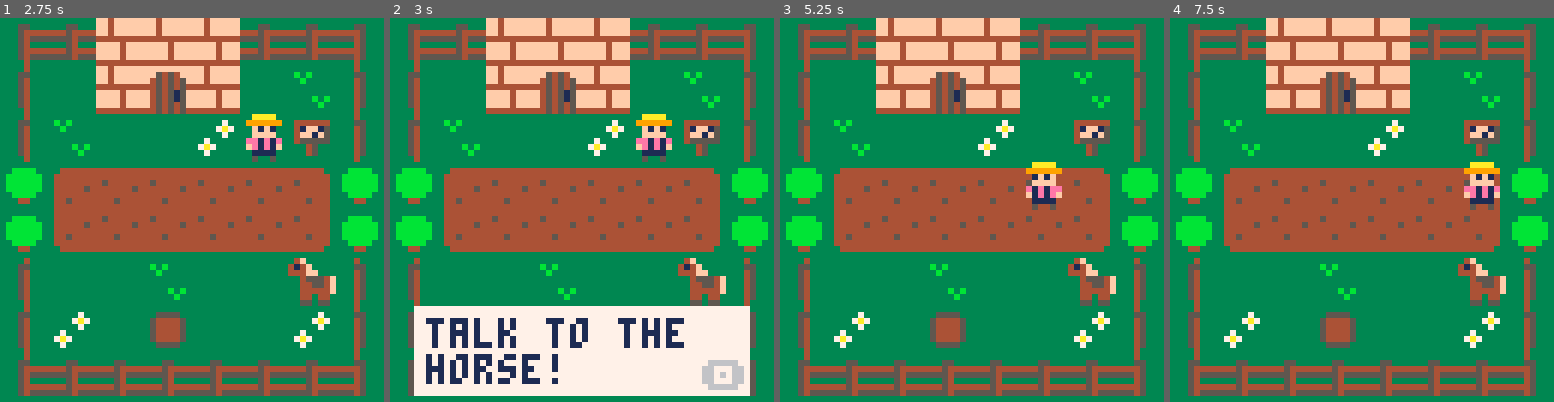
Above: before the commit, frames 1-4 (left to right).
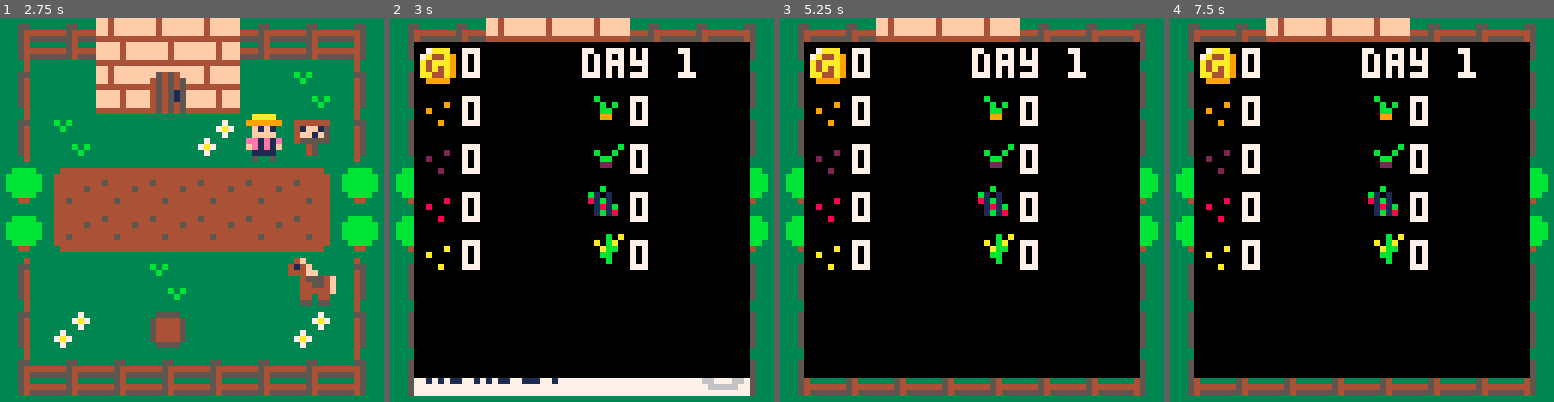
Above: after the commit, the same moments.

Repository: Qowface/lowrezjam-2022
Game: PICO-8 cartridge lrj22.p8
Same seed, same stepped clock (60 frames per second), same inputs: the game is played once before the commit and once after it.
Inputs:
- Up to frame 1 (2.75 s): tap X (X key) at 0.33, 1.07, 1.85 s; tap O (Z key) at 0.7, 1.7, 2.1, 2.5 s; hold Right 1.6-2.1 s; hold Up 2.15-2.42 s; hold Right from 2.47 s (still down)
- Up to frame 2 (3 s): keep holding Right; tap O (Z key) at 2.9 s; tap X (X key) at 2.97 s
- Up to frame 3 (5.25 s): release Right at 3.03 s; hold Left 3.08-3.58 s; tap O (Z key) every 0.4 s from 3.3 to 4.9 s; hold Down 3.63-3.97 s; hold Right 4.02-4.68 s; tap X (X key) at 4.08, 5.2 s; hold Up 4.73-5.03 s; hold Left from 5.08 s (still down)
- Up to frame 4 (7.5 s): tap O (Z key) every 0.4 s from 5.3 to 7.3 s; release Left at 5.68 s; hold Down 5.73-6.03 s; hold Right 6.08-6.58 s; tap X (X key) at 6.32, 7.43 s; hold Right 6.63-7.13 s; hold Up 7.18-7.45 s

Frame 1 is identical in both runs. In frame 2, 77% of the frame differs, in the area x 6-94%, y 6-94%; in frame 3, 77%; in frame 4, 77%.

Commit message:
Add inventory.

Diff:
--- a/lrj22.p8
+++ b/lrj22.p8
@@ -25,6 +25,7 @@
 	draw_player()
 	draw_crops()
 	draw_text()
+	draw_inv()
 end
 
 -->8
@@ -40,8 +41,6 @@
 	p.gold=0 --money
 	p.seeds={0,0,0,0} --seed inv
 	p.crops={0,0,0,0} --crop inv
-	p.carrotseed=false --temp
-	p.carrot=false --temp
 	p.axeseed=false
 	p.axe=false
 end
@@ -97,6 +96,7 @@
 	add_func(11,1,sleep)
 	add_func(14,5,horse)
 	--other
+	day=1
 	sleep=false
 	--progression
 	givencarrotseed=false
@@ -152,6 +152,7 @@
 	dia("you sleep for\nthe night")
 	sleep=true
 	grow_plots()
+	day+=1
 end
 
 function horse()
@@ -162,9 +163,9 @@
 		dia("and plant\nthem!")
 		dia("[carrot seed\nget!]")
 		givencarrotseed=true
-		p.carrotseed=true
+		p.seeds[1]+=1
 	elseif not gavehorsecarrot then
-		if not p.carrot then
+		if p.crops[1]<1 then
 			dia("try planting\nthe carrot")
 			dia("seeds in that\npatch of")
 			dia("dirt over\nthere! then")
@@ -175,7 +176,7 @@
 			dia("take these\nodd seeds!")
 			dia("[axe seed\nget!]")
 			gavehorsecarrot=true
-			p.carrot=false
+			p.crops[1]-=1
 			p.axeseed=true
 		end
 	else
@@ -231,9 +232,6 @@
 	dia(name.."\nget!")
 	if plot.crop==5 then
 		p.axe=true
-	elseif plot.crop==1 then
-		--temp
-		p.carrot=true
 	else
 		p.crops[plot.crop]+=1
 	end
@@ -245,18 +243,16 @@
 
 	if plot==nil then
 		--no crop here, plant one
-		--plant(x,y,flr(rnd(5))+1)
 		if p.axeseed then
 			plant(x,y,5)
 			p.axeseed=false
-		elseif p.carrotseed then
-			--temp until we have inv
+		elseif p.seeds[1]>=1 then
+			--todo: pick crop to plant
 			plant(x,y,1)
-			p.carrotseed=false
+			p.seeds[1]-=1
 		end
 	elseif plot.stage==1 then
-		--temp, force growth
-		--grow(x,y)
+		--still growing
 		local name=crops[plot.crop].name
 		dia(name.." seed")
 	elseif plot.stage==2 then
@@ -336,6 +332,39 @@
 		if (#dias>0) del(dias,dias[1])
 	end
 end
+
+function draw_inv()
+	if (not btn(❎)) return
+
+	local ix=mx*8+4
+	local iy=my*8+4
+
+	rectfill(ix,iy,ix+55,iy+55,0)
+
+	spr(64,ix,iy)
+	print(p.gold,ix+8,iy+1,7)
+	print("day "..day,ix+28,iy+1,7)
+
+	for i=1,4 do
+		spr(crops[i].spr1,ix,iy+i*8)
+		print(p.seeds[i],ix+8,iy+1+i*8,7)
+		spr(crops[i].spr2,ix+28,iy+i*8)
+		print(p.crops[i],ix+36,iy+1+i*8,7)
+	end
+
+	if p.axe then
+		spr(35,ix,iy+48)
+	elseif p.axeseed then
+		spr(34,ix,iy+48)
+	end
+end
+…(7 lines of a section not shown)…
 
 
 
Not shown, changed: 23 lines of the sprite sheet (__gfx__) section of lrj22.p8
